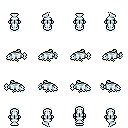
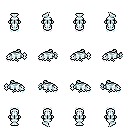
Revision of a layered 128px x 128px image; what changed, layer by layer:
removed layer "Layer 3" over [73, 105, 86, 124]
